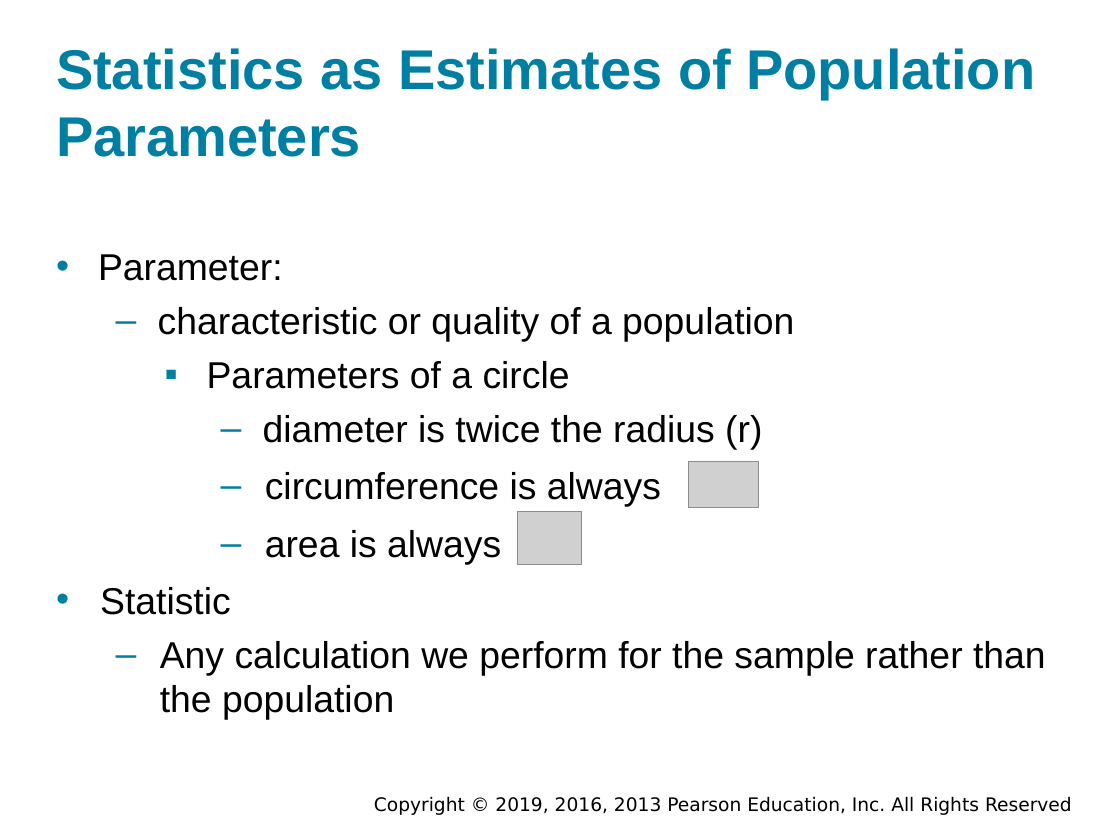
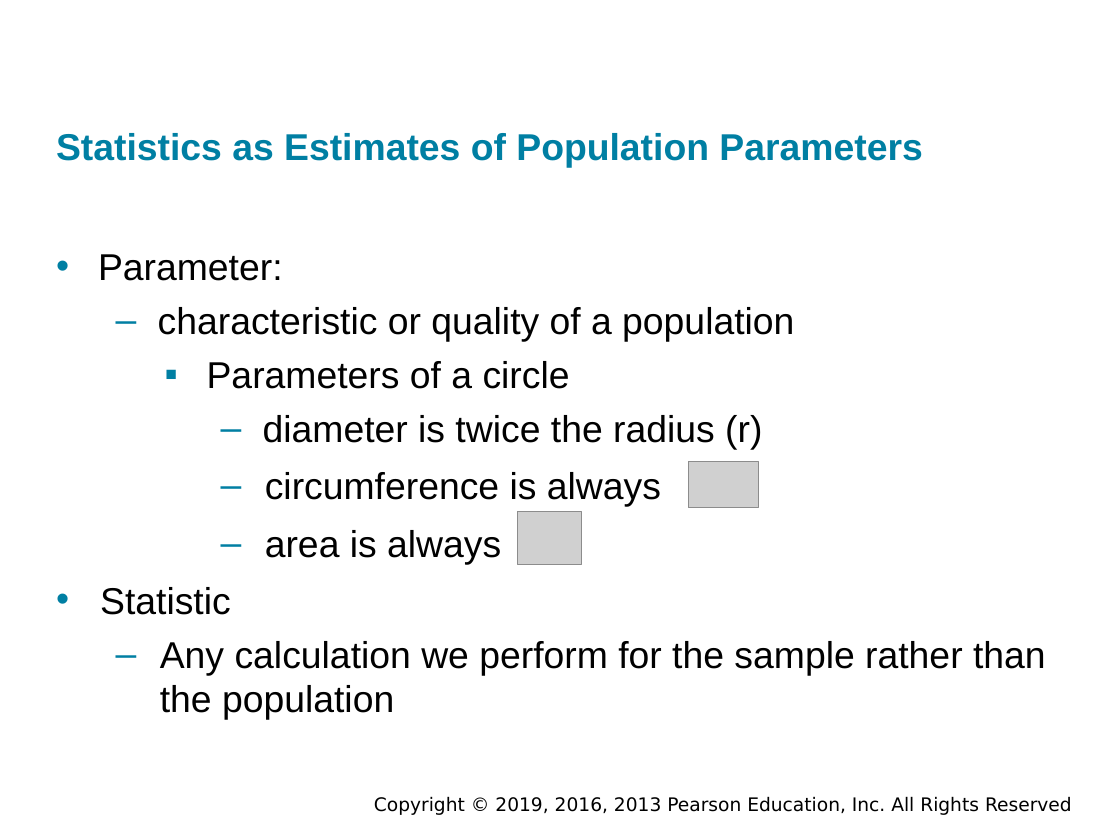
Before and after one commit to shakiliitju/Masters-in-IT, a slide deck: slide 6 of Chapter Two 1447/CSC 621 Research Methods/Lectures/Ch-11-PPTaccessible.pptx. Drawn at 1120x840 pixels with LibreOffice and Linux fonts; fonts in the diff are those of the drawing; grey boxes stand for pictures; background and template pictures are left out. Boxes give left, top, right and bottom in pixels: in the first picture for what was removed or moved away, otherwise in the second. Text is boxed around its words. In the diff, an @@ line names an element or a change of style, - is before the commit and + after.

```diff
--- a/Chapter Two 1447/CSC 621 Research Methods/Lectures/Ch-11-PPTaccessible.pptx
+++ b/Chapter Two 1447/CSC 621 Research Methods/Lectures/Ch-11-PPTaccessible.pptx
@@ title "Statistics as Estimates of Population ..." moved from (x1=56, y1=48, x2=1035, y2=157) to (x1=56, y1=133, x2=922, y2=168) @@
@@ title "Statistics as Estimates of Population ..." at (x1=56, y1=133, x2=922, y2=168): size 36 to 24 pt @@
```
Also in this commit, not shown: 2 other slides changed, 9 other files.
